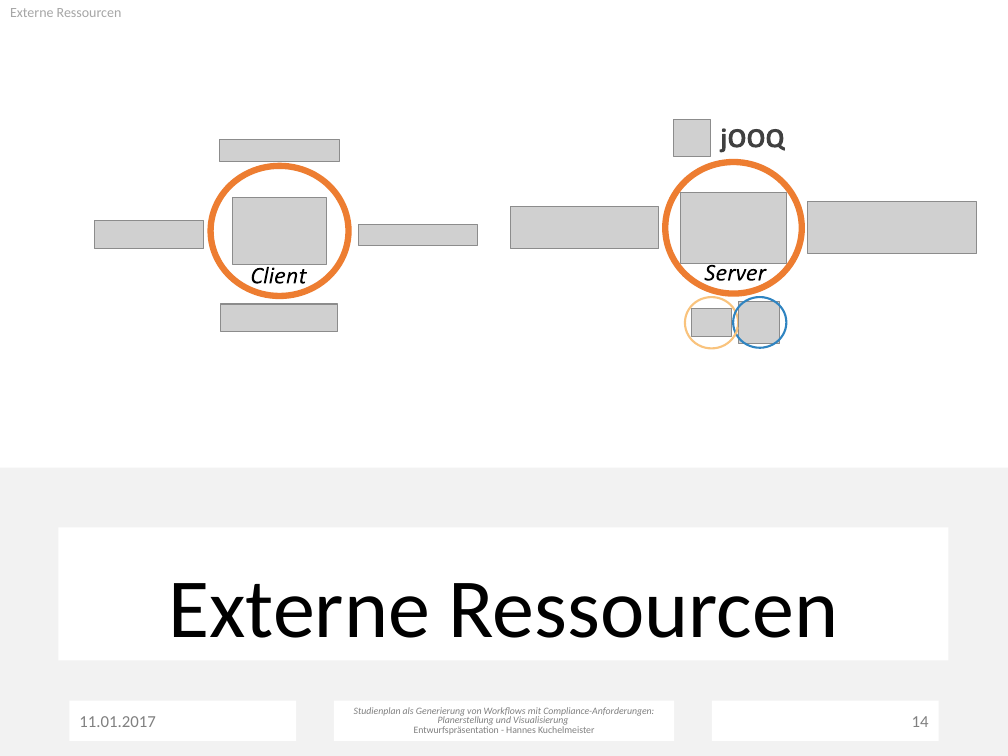
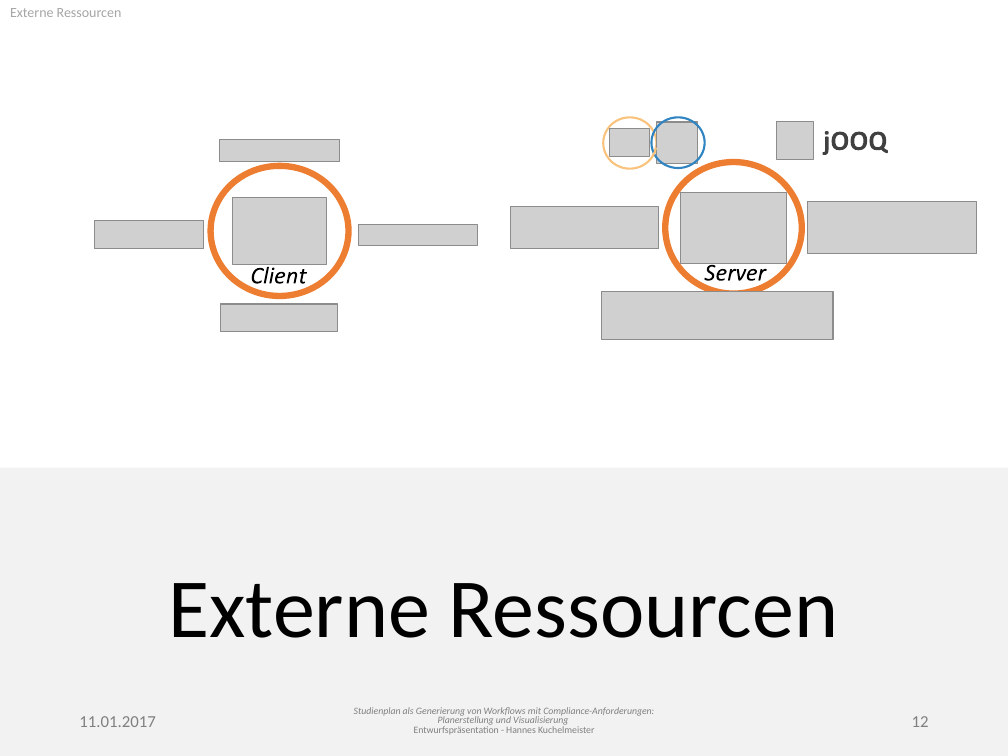
Before and after one commit to PSE-WS1617-IPD-Workflow/PSE_WS1617_IPD_Boehm_Studienplan, a slide deck: slide 12 of Entwurf/Presentation.pptx (slide 14 before the commit). Drawn at 1008x756 pixels with LibreOffice and Linux fonts; fonts in the diff are those of the drawing; grey boxes stand for pictures. Boxes give left, top, right and bottom in pixels: in the first picture for what was removed or moved away, otherwise in the second. Text is boxed around its words. In the diff, an @@ line names an element or a change of style, - is before the commit and + after.

```diff
--- a/Entwurf/Presentation.pptx
+++ b/Entwurf/Presentation.pptx
@@ 2 ellipses, 1 picture, 1 arc (boxed as its full ellipse): place and size @@
-2 ellipses, 1 picture, 1 arc (boxed as its full ellipse) at <box>684,297,786,349</box>
+2 ellipses, 1 picture, 1 arc (boxed as its full ellipse) at <box>603,117,705,169</box>
@@ picture: place and size @@
-picture at <box>739,301,780,343</box>
+picture at <box>656,122,698,163</box>
@@ freeform shape: place and size @@
-freeform shape at <box>720,134,726,152</box>
+freeform shape at <box>823,136,829,154</box>
@@ 4 freeform shapes, 1 picture: place and size @@
-4 freeform shapes, 1 picture at <box>673,119,785,156</box>
+4 freeform shapes, 1 picture at <box>776,122,888,159</box>
@@ picture added at <box>601,291,833,339</box> @@
@@ page number: place and size @@
-page number at <box>712,701,938,741</box>
+page number at <box>912,716,929,727</box>
@@ page number at <box>912,716,929,727</box>: fill #FFFFFF to none @@
@@ page number at <box>912,716,929,727</box>: text changed @@
-14
+12
```
Also in this commit, not shown: 10 other slides changed.
